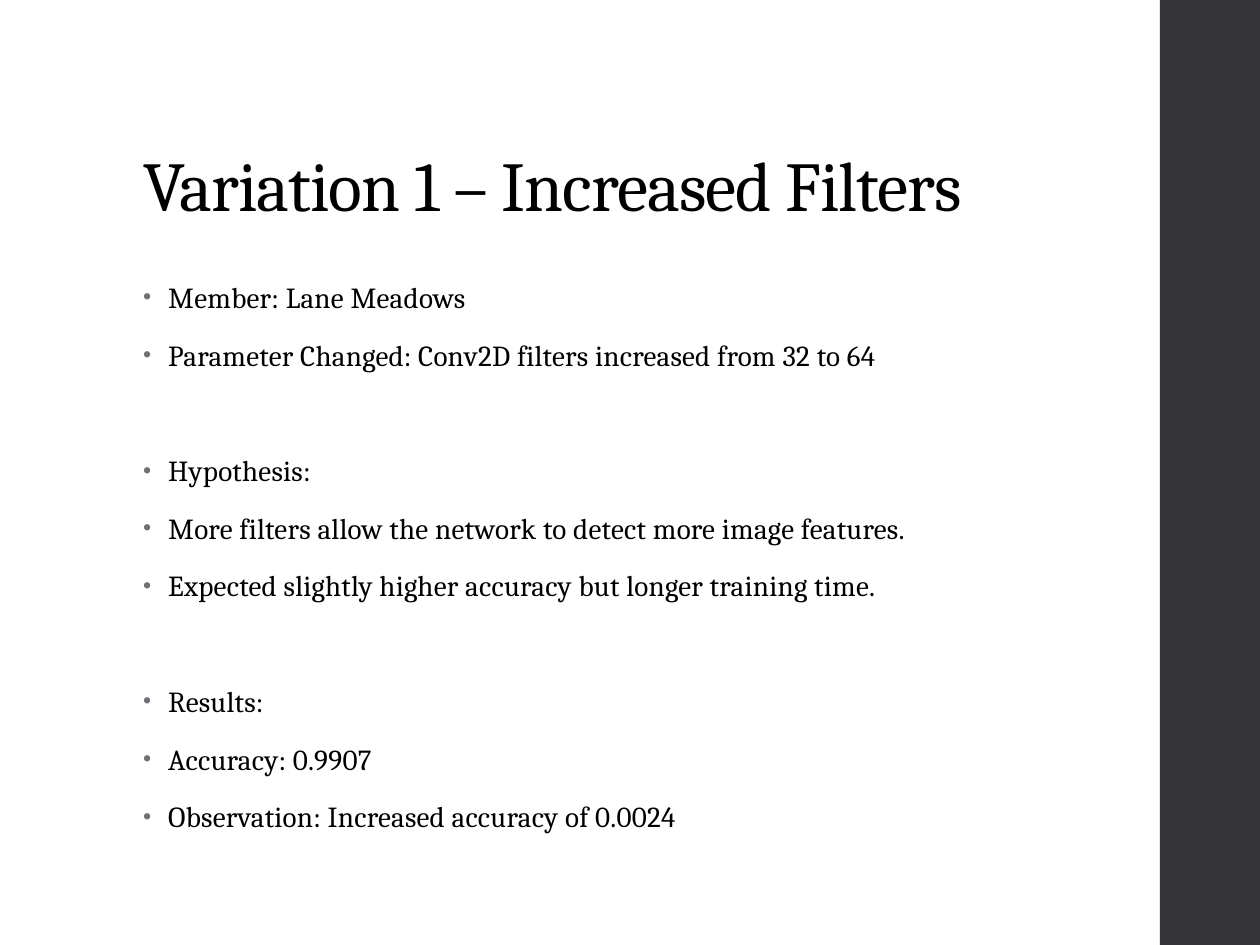
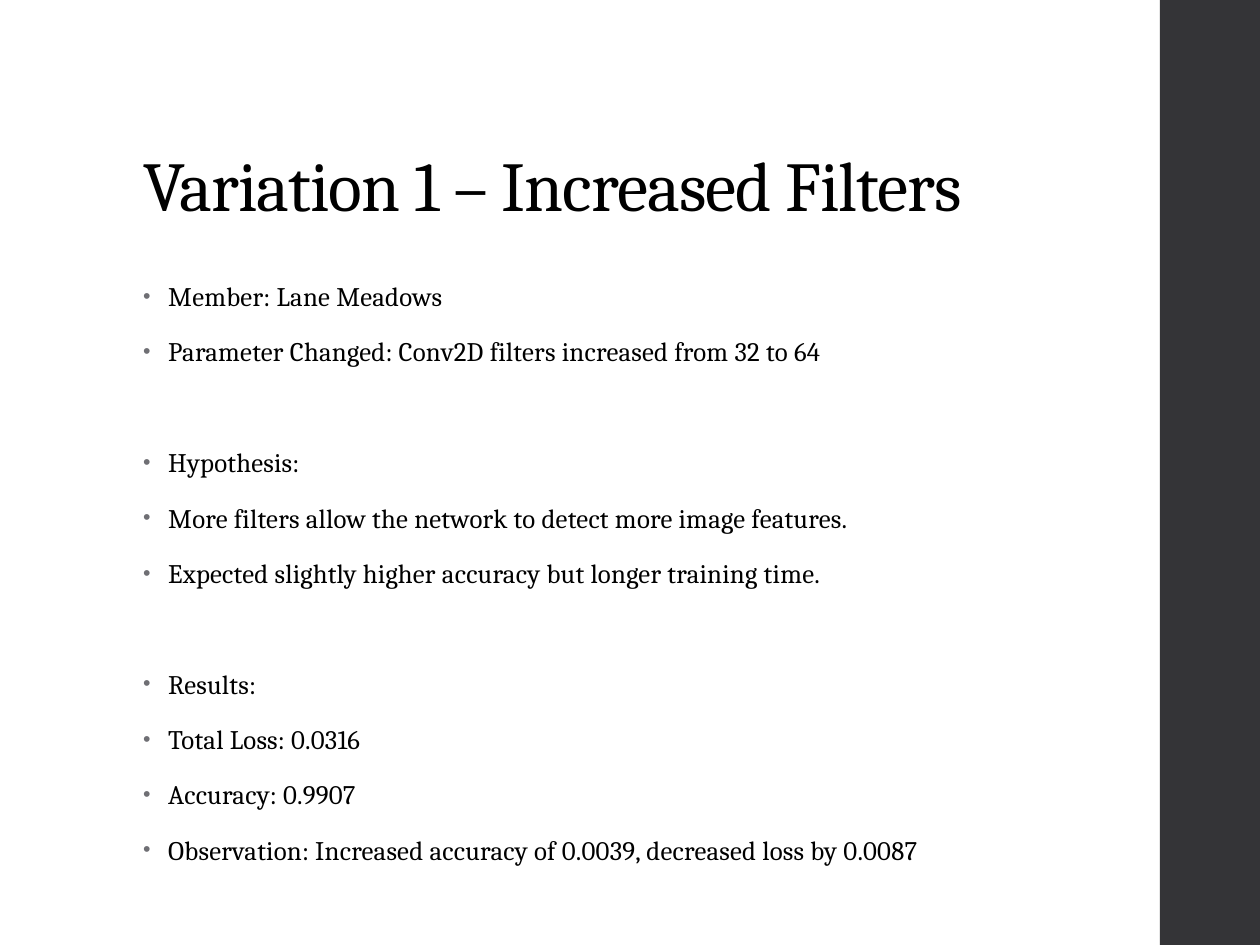
Before and after one commit to jamieridenour-rgb/IN501_Unit9, a slide deck: slide 3 of IN501_Ridenour_Kresser_Meadows_Mpianin_Galarza_Unit9_Assignment.pptx. Drawn at 1260x945 pixels with LibreOffice and Linux fonts; fonts in the diff are those of the drawing. Boxes give left, top, right and bottom in pixels: in the first picture for what was removed or moved away, otherwise in the second. Text is boxed around its words. In the diff, an @@ line names an element or a change of style, - is before the commit and + after.

```diff
--- a/IN501_Ridenour_Kresser_Meadows_Mpianin_Galarza_Unit9_Assignment.pptx
+++ b/IN501_Ridenour_Kresser_Meadows_Mpianin_Galarza_Unit9_Assignment.pptx
@@ text at (168, 287, 847, 810): size 16.6 to 15.3 pt in "Member: Lane Meadows", "Parameter Changed: Conv2D filters increased from 32 ...", "Hypothesis:", "More filters allow the network to detect ..." and 3 more places @@
@@ text at (168, 730, 360, 750): paragraph added @@
+• Total Loss: 0.0316
@@ text at (168, 841, 917, 866): text changed; size 16.6 to 15.3 pt @@
-• Observation: Increased accuracy of 0.0024
+• Observation: Increased accuracy of 0.0039, decreased loss by 0.0087
```
Also in this commit, not shown: 5 other slides changed, 6 other files.
